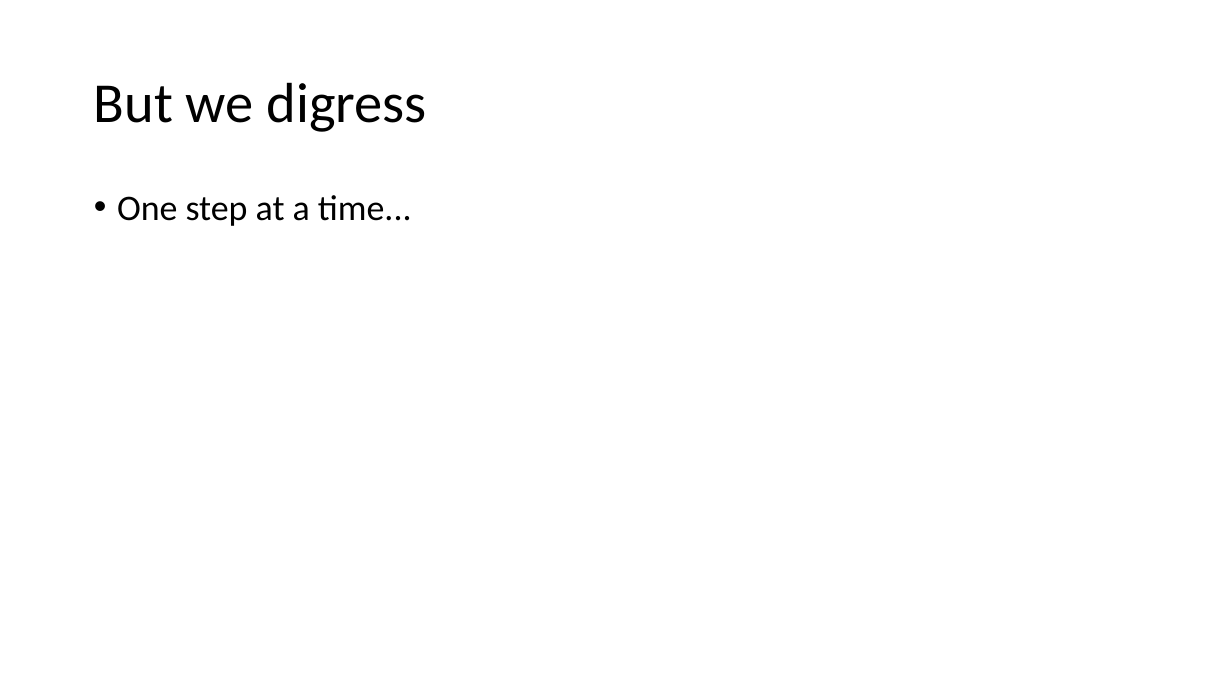
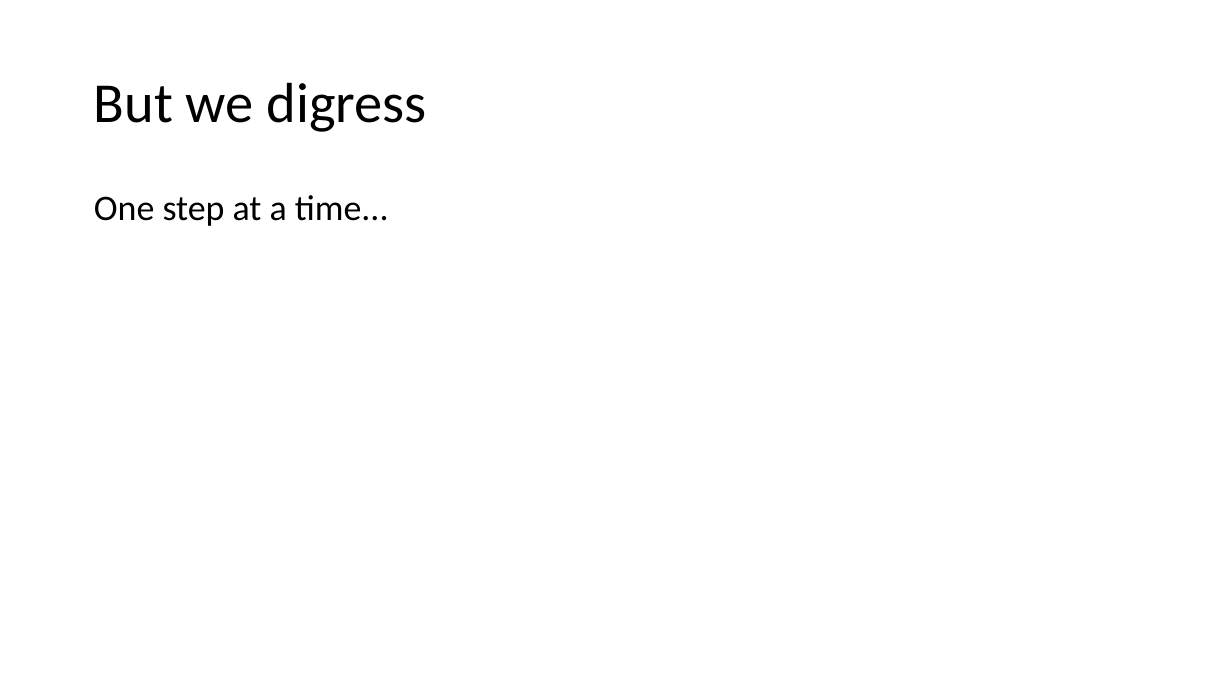
Before and after one commit to cwinsor/django_103_plasticc_and_ux, a slide deck: slide 10 of presentation.pptx. Drawn at 1232x693 pixels with LibreOffice and Linux fonts; fonts in the diff are those of the drawing. Boxes give left, top, right and bottom in pixels: in the first picture for what was removed or moved away, otherwise in the second. Text is boxed around its words. In the diff, an @@ line names an element or a change of style, - is before the commit and + after.

```diff
--- a/presentation.pptx
+++ b/presentation.pptx
@@ text "One step at a time..." at bbox=[94, 195, 389, 226]: bullet • to none @@
```
Also in this commit, not shown: 17 other slides changed, 16 slides added, 3 slides removed, 4 other files.
